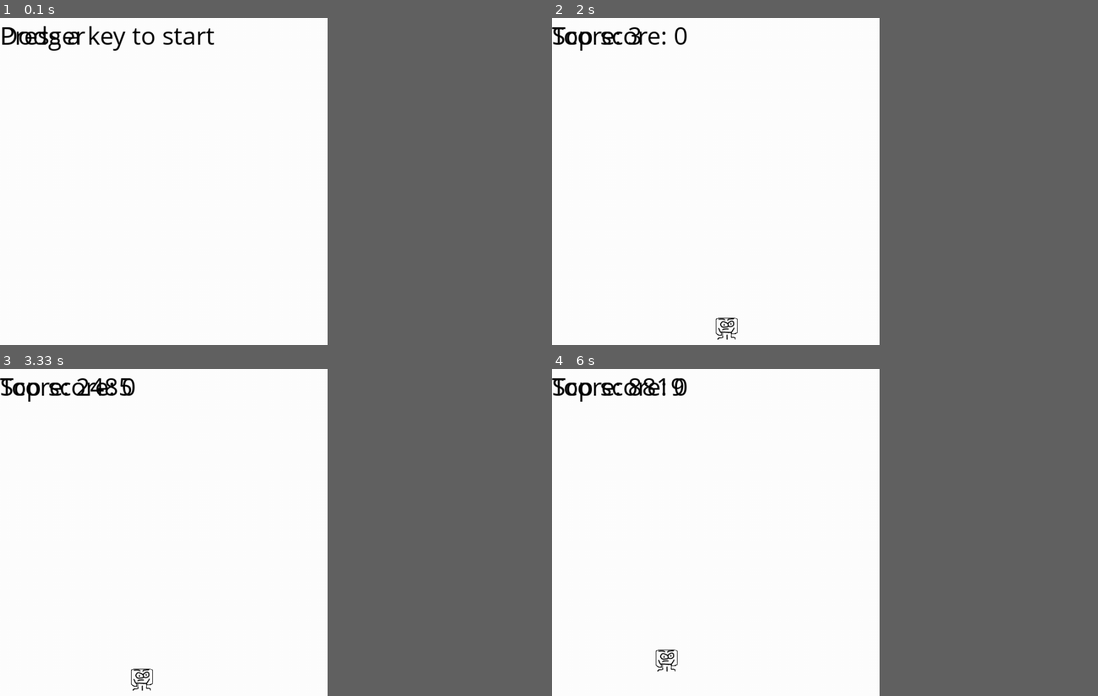
Above: before the commit, frames 1-4 (two rows, left to right).
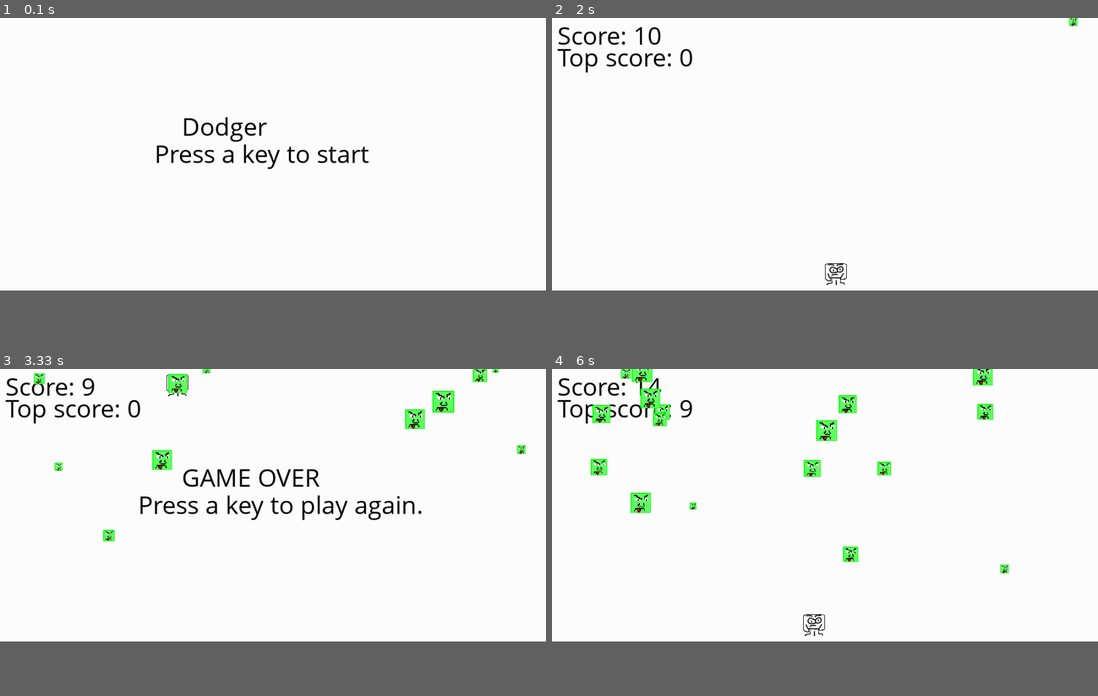
Above: after the commit, the same moments.

Repository: JeremiahTee/python-games-sweigart
Game: pygame game, started from dodger.py
The game is run twice, just before and just after one commit, with the same random seed, the same clock (stepped at 60 frames per second) and the same inputs.
Inputs (mouse positions are in pixels of both pictures, inside the frame that each line leads up to):
- Up to frame 1 (0.1 s): no input
- Up to frame 2 (2 s): tap Enter at 1.83 s
- Up to frame 3 (3.33 s): tap X at 2.17 s; hold Left 2.5-3.03 s; tap Z at 2.57, 2.87 s; press the mouse at (174, 385) at 3.1 s; move the mouse to (147, 437) at 3.2 s; move the mouse to (114, 486) at 3.3 s
- Up to frame 4 (6 s): release the mouse at (666, 486) at 3.33 s; move the mouse to (1021, 568) at 3.43 s; tap Z at 3.47, 3.8, 4.1, 4.23, 4.63, 4.93, 5.3, 5.7 s; tap X at 3.55, 4.72 s; hold A 3.73-4.13 s; hold Up 4.17-4.53 s; hold D 4.57-5.2 s; hold Down 5.23-5.6 s; hold A from 5.63 s (still down)
In our replay, the window is 540x540 before the commit and 900x450 after it. These sizes can differ from the game's own. Grey fills any space a smaller window leaves; there, only what the larger window draws over its background counts as a difference.

The runs differ from the first frame. In frame 1, 2.0% of the frame differs, in the area x 0-68%, y 2-47%; in frame 2, 1.4%; in frame 3, 4.3%, in the area x 0-97%, y 0-99%; in frame 4, 3.8%.

Commit message:
fixed all bugs, indentation

Diff:
--- a/dodger.py
+++ b/dodger.py
@@ -1,8 +1,8 @@
 import pygame, random, sys
 from pygame.locals import *
 
-WINDOW_WIDTH = 600
-WINDOW_HEIGHT = 600
+WINDOW_WIDTH = 1000
+WINDOW_HEIGHT = 500
 TEXT_COLOR = (0, 0, 0) # Black
 BACKGROUND_COLOR = (255, 255, 255)
 FPS = 60
@@ -36,6 +36,7 @@
 def drawText(text, font, surface, x, y):
     textObj = font.render(text, 1, TEXT_COLOR)
     textRect = textObj.get_rect()
+    textRect.topleft = (x, y)
     surface.blit(textObj, textRect)
 
 # Set up pygame, the window, and the mouse cursor
@@ -60,7 +61,7 @@
 # Show the "Start" screen.
 windowSurface.fill(BACKGROUND_COLOR)
 drawText('Dodger', font, windowSurface, (WINDOW_WIDTH / 3), (WINDOW_HEIGHT / 3))
-drawText('Press a key to start', font, windowSurface, (WINDOW_WIDTH / 3) - 30, (WINDOW_HEIGHT / 3) + 50)
+drawText('Press a key to start', font, windowSurface, (WINDOW_WIDTH / 3) - 50, (WINDOW_HEIGHT / 3) + 50)
 pygame.display.update()
 waitForPlayerToPressKey()
 
@@ -102,96 +103,96 @@
                     moveUp = False
                     moveDown = True
 
-                if event.key == KEYUP:
-                    if event.key == K_z:
-                        reverseCheat = False
-                        score = 0
-                    if event.key == K_x:
-                        slowCheat = False
-                        score = 0
-                    if event.key == K_ESCAPE:
-                        terminate()
+            if event.type == KEYUP:
+                if event.key == K_z:
+                    reverseCheat = False
+                    score = 0
+                if event.key == K_x:
+                    slowCheat = False
+                    score = 0
+                if event.key == K_ESCAPE:
+                    terminate()
 
-                    if event.key == K_LEFT or event.key == K_a:
-                        moveLeft = False
-                    if event.key == K_RIGHT or event.key == K_d:
-                        moveRight = False
-                    if event.key == K_UP or event.key == K_w:
-                        moveUp = False
-                    if event.key == K_DOWN or event.key == K_s:
-                        moveDown = False
+                if event.key == K_LEFT or event.key == K_a:
+                    moveLeft = False
+                if event.key == K_RIGHT or event.key == K_d:
+                    moveRight = False
+                if event.key == K_UP or event.key == K_w:
+                    moveUp = False
+                if event.key == K_DOWN or event.key == K_s:
+                    moveDown = False
 
-                if event.type == MOUSEMOTION:
-                    # If the mouse moves, move the player to the cursor.
-                    playerRect.centerx = event.pos[0]
-                    playerRect.centery = event.pos[1]
-                # Add new baddies at the to of the screen, if needed
-                if not reverseCheat and not slowCheat:
-                    baddieAddCounter += 1
-                if baddieAddCounter == RATE_NEW_BADDIE:
-                    baddieAddCounter = 0
-                    baddieSize = random.randint(BADDIE_MIN_SIZE, BADDIE_MAX_SIZE)
-                    newBaddie = {'rect': pygame.Rect(random.randint(0, WINDOW_WIDTH - baddieSize), 0 - baddieSize, baddieSize),
-                                 'speed': random.randint(BADDIE_MIN_SPEED, BADDIE_MAX_SPEED),
-                                 'surface': pygame.transform.scale(baddieImage, (baddieSize, baddieSize))
-                    }
-                    baddies.append(newBaddie)
+            if event.type == MOUSEMOTION:
+                # If the mouse moves, move the player to the cursor.
+                playerRect.centerx = event.pos[0]
+                playerRect.centery = event.pos[1]
+        # Add new baddies at the top of the screen, if needed
+        if not reverseCheat and not slowCheat:
+            baddieAddCounter += 1
+        if baddieAddCounter == RATE_NEW_BADDIE:
+            baddieAddCounter = 0
+            baddieSize = random.randint(BADDIE_MIN_SIZE, BADDIE_MAX_SIZE)
+            newBaddie = {'rect': pygame.Rect(random.randint(0, WINDOW_WIDTH - baddieSize), 0 - baddieSize, baddieSize, baddieSize),
+                         'speed': random.randint(BADDIE_MIN_SPEED, BADDIE_MAX_SPEED),
+                         'surface': pygame.transform.scale(baddieImage, (baddieSize, baddieSize)),
+                        }
 
-            # Move the player around
-            if moveLeft and playerRect.left > 0:
-                playerRect.move_ip(-1 * PLAYER_MOVE_RATE, 0)
-            if moveRight and playerRect.right < WINDOW_WIDTH:
-                playerRect.move_ip(PLAYER_MOVE_RATE, 0)
-            if moveUp and playerRect.top > 0:
-                playerRect.move_ip(0, -1 * PLAYER_MOVE_RATE)
-            if moveDown and playerRect.bottom < WINDOW_HEIGHT:
-                playerRect.move_ip(0, PLAYER_MOVE_RATE)
+            baddies.append(newBaddie)
 
-            # Move the baddies down
-            for b in baddies:
-                if not reverseCheat and not slowCheat:
-                    b['rect'].move_ip(0, b['speed'])
-                elif reverseCheat:
-                    b['rect'].move_ip(0, -5)
-                elif slowCheat:
-                    b['rect'].move_ip(0, 1)
+        # Move the player around
+        if moveLeft and playerRect.left > 0:
+           playerRect.move_ip(-1 * PLAYER_MOVE_RATE, 0)
+        if moveRight and playerRect.right < WINDOW_WIDTH:
+            playerRect.move_ip(PLAYER_MOVE_RATE, 0)
+        if moveUp and playerRect.top > 0:
+            playerRect.move_ip(0, -1 * PLAYER_MOVE_RATE)
+        if moveDown and playerRect.bottom < WINDOW_HEIGHT:
+            playerRect.move_ip(0, PLAYER_MOVE_RATE)
 
-            # Delete baddies that have fallen past the bottom
-            for b in baddies:
-                if b['rect'].top > WINDOW_HEIGHT:
-                    baddies.remove(b)
+        # Move the baddies down
+        for b in baddies:
+            if not reverseCheat and not slowCheat:
+                b['rect'].move_ip(0, b['speed'])
+            elif reverseCheat:
+                b['rect'].move_ip(0, -5)
+            elif slowCheat:
+                b['rect'].move_ip(0, 1)
 
-            # Draw the game world on the window
-            windowSurface.fill(BACKGROUND_COLOR)
+        # Delete baddies that have fallen past the bottom
+        for b in baddies:
+            if b['rect'].top > WINDOW_HEIGHT:
+                baddies.remove(b)
 
-            # Draw the score and top score
-            drawText('Score: %s' % (score), font ,windowSurface, 10, 0)
-            drawText('Top score: %s' % (topScore), font, windowSurface, 10, 40)
+        # Draw the game world on the window
+        windowSurface.fill(BACKGROUND_COLOR)
 
-            # Draw the player's rectangle
-            windowSurface.blit(playerImage, playerRect)
+        # Draw the score and top score
+        drawText('Score: %s' % (score), font ,windowSurface, 10, 0)
+        drawText('Top score: %s' % (topScore), font, windowSurface, 10, 40)
 
-            # Draw each baddie
-            for b in baddies:
-                windowSurface.blit(b['surface'], b['rect'])
+        # Draw the player's rectangle
+        windowSurface.blit(playerImage, playerRect)
+        # Draw each baddie
+        for b in baddies:
+            windowSurface.blit(b['surface'], b['rect'])
 
-            pygame.display.update()
+        pygame.display.update()
 
-            # Check if any of the baddies have hit the player
-            if playerHasHitBaddie(playerRect, baddies):
-                if score > topScore:
-                    topScore = score # Set new top score
+        # Check if any of the baddies have hit the player
+        if playerHasHitBaddie(playerRect, baddies):
+            if score > topScore:
+                topScore = score # Set new top score
                 break
 
-            mainClock.tick(FPS)
+        mainClock.tick(FPS)
 
     # Stop the game and show the "Game Over" screen
     pygame.mixer.music.stop()
     gameOverSound.play()
 
-    drawText('GAME OVER', font, windowSurface, (WINDOW_WIDTH / 3)), (WINDOW_HEIGHT / 3)
+    drawText('GAME OVER', font, windowSurface, (WINDOW_WIDTH / 3), (WINDOW_HEIGHT / 3))
     drawText('Press a key to play again.', font, windowSurface, (WINDOW_WIDTH / 3) - 80, (WINDOW_HEIGHT / 3) + 50)
     pygame.display.update()
     waitForPlayerToPressKey()
 
-    agameOverSound.stop()
+    gameOverSound.stop()
